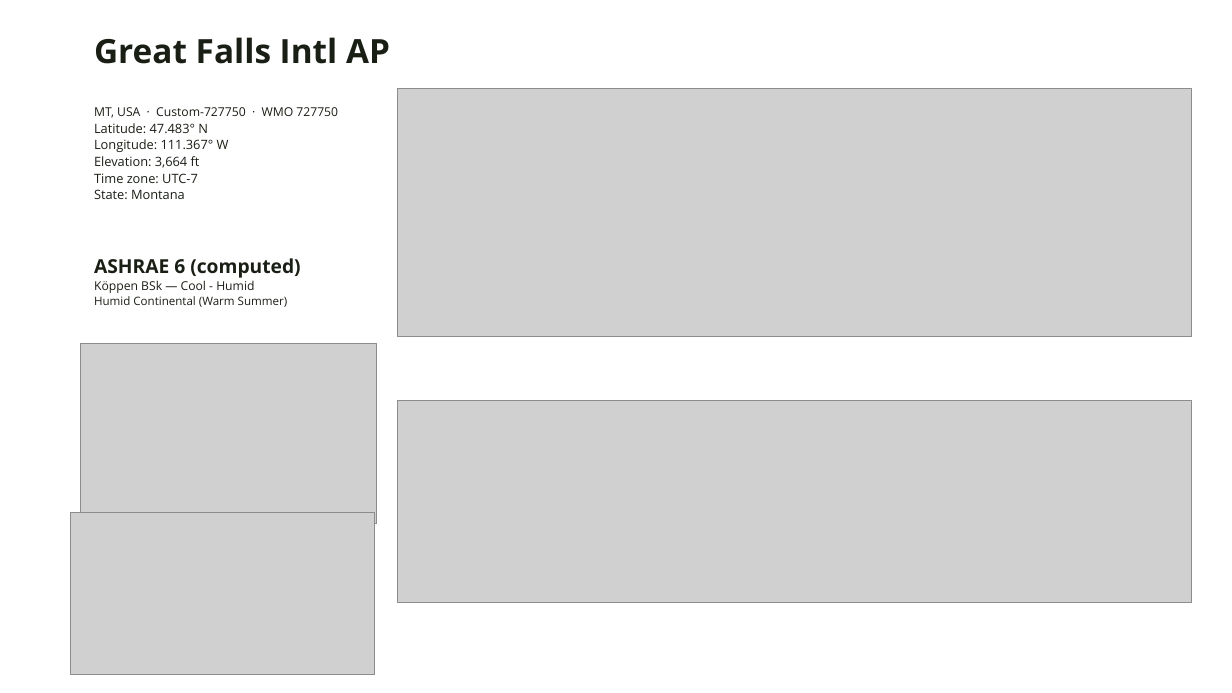
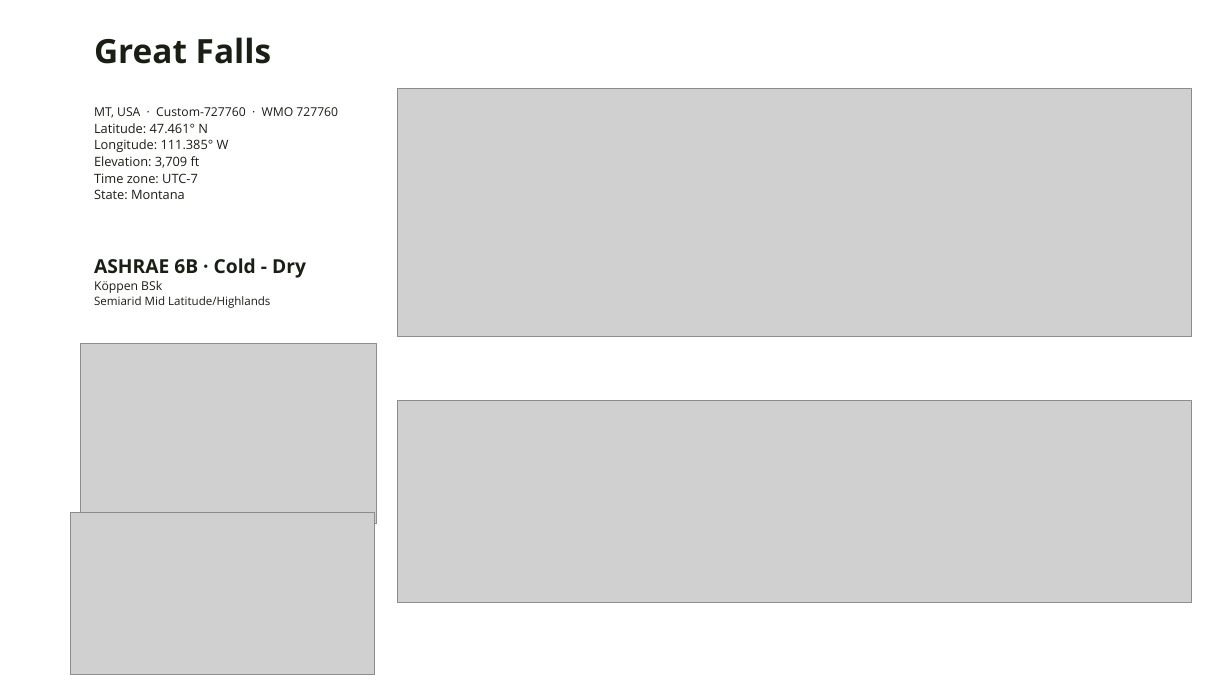
Before and after one commit to A2Efficiency/EXT-epwvis, a slide deck: slide 8 of out/climate-deck.pptx. Drawn at 1232x693 pixels with LibreOffice and Linux fonts; fonts in the diff are those of the drawing; grey boxes stand for pictures; background and template pictures are left out. Boxes give left, top, right and bottom in pixels: in the first picture for what was removed or moved away, otherwise in the second. Text is boxed around its words. In the diff, an @@ line names an element or a change of style, - is before the commit and + after.

```diff
--- a/out/climate-deck.pptx
+++ b/out/climate-deck.pptx
@@ text at (x1=94, y1=37, x2=271, y2=64): text changed @@
-Great Falls Intl AP
+Great Falls
@@ text at (x1=94, y1=107, x2=338, y2=168): text changed @@
-MT, USA · Custom-727750 · WMO 727750
-Latitude: 47.483° N
-Longitude: 111.367° W
-Elevation: 3,664 ft
+MT, USA · Custom-727760 · WMO 727760
+Latitude: 47.461° N
+Longitude: 111.385° W
+Elevation: 3,709 ft
@@ text at (x1=94, y1=258, x2=306, y2=308): text changed @@
-ASHRAE 6 (computed)
-Köppen BSk — Cool - Humid
-Humid Continental (Warm Summer)
+ASHRAE 6B · Cold - Dry
+Köppen BSk
+Semiarid Mid Latitude/Highlands
```
Also in this commit, not shown: 7 other slides changed, 8 other files.
